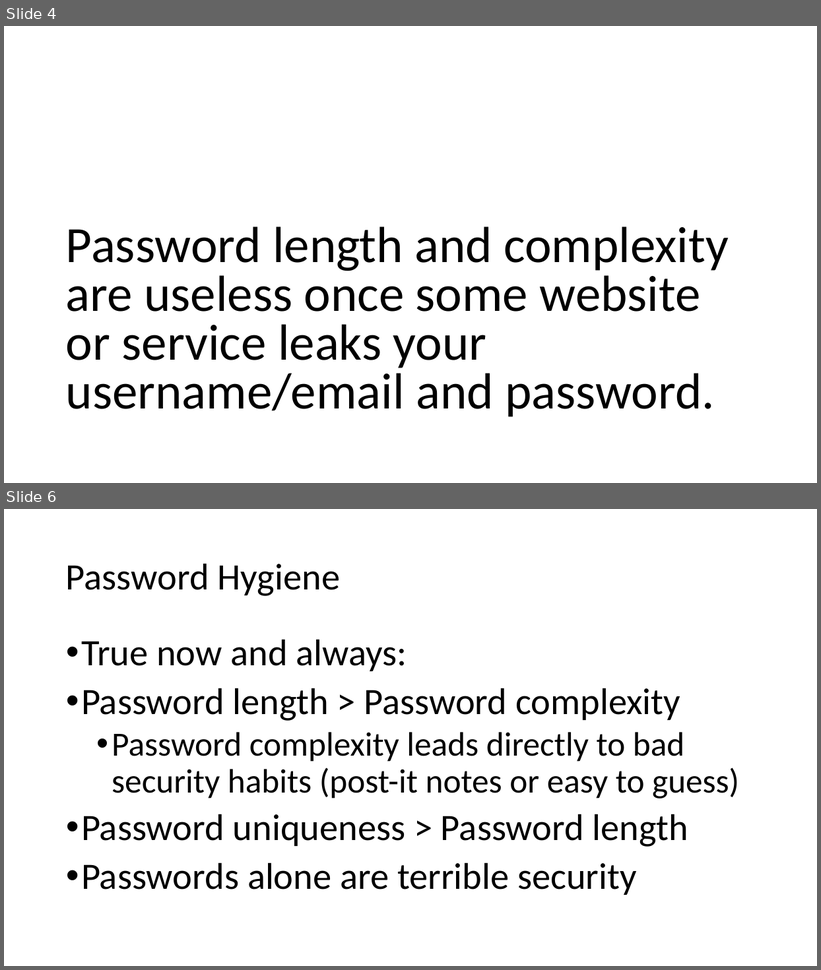
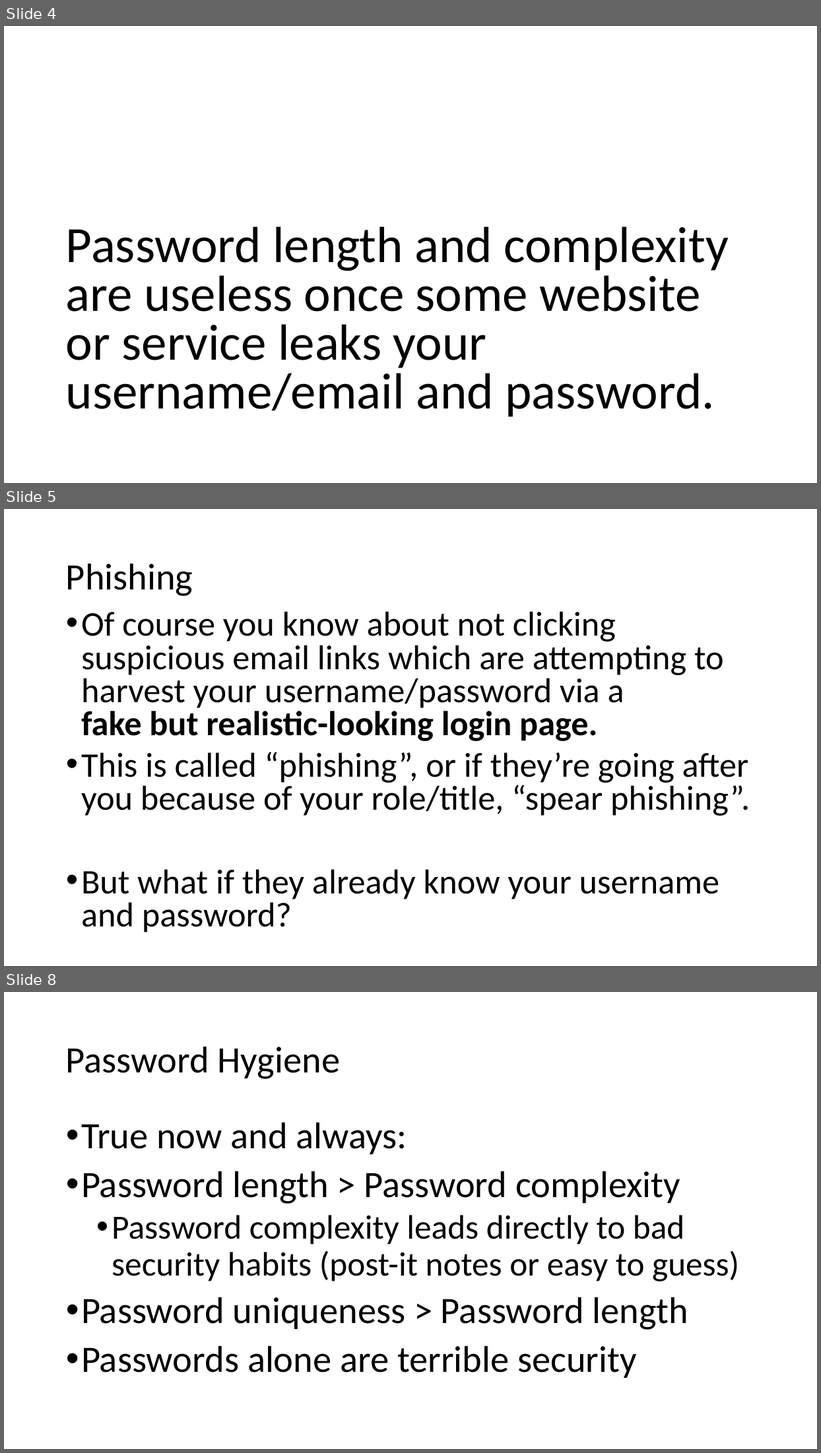
Before and after one commit to williamadba/Public-Presentations, a slide deck: Personal Practical Cybersecurity/Personal Practical Cybersecurity.pptx. Shown one above the other, each under a label of ours: slides 4 and 6 before the commit, slides 4, 5 and 8 after it; the slides between them are not shown. The pictures are 821x970 and 821x1453 pixels, drawn with LibreOffice and Linux fonts; fonts in the diff are those of the drawing. Boxes give left, top, right and bottom in pixels: in the first picture for what was removed or moved away, otherwise in the second. Text is boxed around its words. In the diff, an @@ line names an element or a change of style, - is before the commit and + after.

```diff
--- a/Personal Practical Cybersecurity/Personal Practical Cybersecurity.pptx
+++ b/Personal Practical Cybersecurity/Personal Practical Cybersecurity.pptx
@@ slide 5 added at <box>4,509,817,966</box>, background #FFFFFF @@
@@ title added at <box>66,563,193,596</box>, 44 pt, text #000000 @@
+Phishing
@@ text added at <box>81,611,750,933</box>, 40.8 pt, text #000000 @@
+• Of course you know about not clicking suspicious email links which are attempting to harvest your username/password via a
+  fake but realistic-looking login page.
+• This is called “phishing”, or if they’re going after you because of your role/title, “spear phishing”.
+• But what if they already know your username and password?
@@ what was slide 6 is now slide 8 @@
```
Also in this commit, not shown: 16 slides changed, 3 other slides added.
